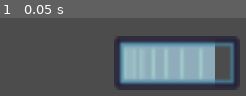
Above: before the commit, frame 1.
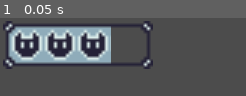
Above: after the commit, the same moment.

Repository: Travh98/GWJ_Jan2023_Heartless
Game: Godot game, scene res://ux/health_hud/health_hud.tscn
Two runs of this game, one before a commit and one after it. Both use one fixed random seed, a clock stepped at 60 frames per second and the inputs below. This scene is started directly instead of the project's main scene.
Inputs:
- Up to frame 1 (0.05 s): no input

The runs differ from the first frame. In frame 1, 54% of the frame differs, in the area x 1-98%, y 3-93%.
Error before the commit: Parse Error: Can't preload resource at path: res://globals/timestamp.gd (res://ux/health_hud/health_hud.gd:6)

Commit message:
health bar now stylised to theme and 2nd stats HUD

Diff:
--- /dev/null
+++ b/ux/general/timestamp.gd
@@ -0,0 +1,47 @@
+extends Node
+
+class timestamp:
+	var current_ticks
+	var start_ticks
+	var hour = 0
+	var minute = 0
+	var second = 0
+	var milli_second = 0
+
+	func _init(thour = 0, tminute = 0, tsecond = 0, tmilli = 0):
+		start_ticks = OS.get_ticks_msec()
+		hour = thour
+		minute = tminute
+		second = tsecond
+		milli_second = tmilli
+	func get_hour():
+		return hour
+	func get_minute():
+		return minute
+	func get_second():
+		return second
+	func get_millisecond():
+		return milli_second
+	func reset_time():
+		var timestamp1 = OS.get_datetime()
+		start_ticks = OS.get_ticks_msec()
+		current_ticks = start_ticks
+		#print("timestamp=", timestamp1)
+		hour = timestamp1.hour
+		minute = timestamp1.minute
+		second = timestamp1.second
+		milli_second = current_ticks % 1000
+	func update_time():
+		current_ticks = OS.get_ticks_msec()
+		var msecs_difference = current_ticks - start_ticks
+		if (msecs_difference > 0):
+			var timestamp_update = OS.get_datetime(current_ticks)
+			hour = timestamp_update.hour
+			minute = timestamp_update.minute
+			second = timestamp_update.second
+			milli_second = current_ticks % 1000
+	func subtract_ticks(timestampvalue):
+		if (timestampvalue != null):
+			return (current_ticks - timestampvalue.current_ticks)
+		else:
+			return -1
--- a/ux/health_hud/health_hud.gd
+++ b/ux/health_hud/health_hud.gd
@@ -3,7 +3,7 @@
 class HealthPanel:
 	extends Node2D
 	var test_mode : bool = false
-	var timestamp_class = preload("res://globals/timestamp.gd")
+	var timestamp_class = preload("res://ux/general/timestamp.gd")
 
 	var appInfoFontData : DynamicFontData
 	var charDisplayFont : DynamicFont
@@ -13,6 +13,7 @@
 	var panel_title : String
 	var title_text_color : Color
 	var title_height : int
+	var show_frame : bool
 	var frame_color1 : Color
 	var frame_color2 : Color
 	var frame_top_left : Vector2
@@ -74,18 +75,22 @@
 		charDisplayFont = DynamicFont.new()
 		charDisplayFont.size = title_height
 		charDisplayFont.font_data = appInfoFontData
-		#var sprite_position = Vector2(20, 18)
 		var title_offset = frame_top_left + Vector2(12, 4 + title_height)
 		assignFont("characterDisplay", charDisplayFont)
 		draw_text(title_offset, "characterDisplay", title_text_color, panel_title)
-		draw_border(frame_top_left, frame_top_left + frame_extent, frame_color1, frame_color2, frame_border_width - 2.0, 2.0)
+		if show_frame:
+			draw_border(frame_top_left, frame_top_left + frame_extent, frame_color1, frame_color2, frame_border_width - 2.0, 2.0)
 		#draw_sprite_image(null, portrait_image_resource, sprite_position)
 
+export (int) var health = 3 setget update_health
+export (int) var health_max = 3 setget set_health_max
+export (Vector2) var healthbar_offset = Vector2(1, 1)
 export (String) var title_font_resource
 export (String) var panel_title
 export (int) var title_height
 export (int) var frame_border_width = 5
 export (Color) var title_text_color
+export (bool) var show_frame
 export (Color) var frame_color1
 export (Color) var frame_color2
 export (Vector2) var frame_top_left
@@ -95,7 +100,43 @@
 
 var health_panel_instance : HealthPanel
 
+func set_health_max(max_value : int) -> void:
+	health_max = max_value
+
+func update_health(new_health : int) -> void:
+	health = new_health
+	if !health_bar:
+		return
+	if health > health_max:
+		health = health_max
+	health_bar.value = 0
+	if health_max == 2:
+		match health:
+			1:
+				health_bar.value = 48
+			2:
+				health_bar.value = 100
+	if health_max == 3:
+		match health:
+			1:
+				health_bar.value = 35
+			2:
+				health_bar.value = 62
+			3:
+				health_bar.value = 100
+	if health_max == 4:
+		match health:
+			1:
+				health_bar.value = 27
+			2:
+				health_bar.value = 48
+			3:
+				health_bar.value = 72
+			4:
+				health_bar.value = 100
+
 func _ready():
+	health_bar.rect_position = healthbar_offset
 	health_panel_instance = HealthPanel.new()
 	if (health_panel_instance != null):
 		add_child(health_panel_instance)
@@ -104,10 +145,20 @@
 	health_panel_instance.title_font_resource = title_font_resource
 	health_panel_instance.title_text_color = title_text_color
 	health_panel_instance.title_height = title_height
+	health_panel_instance.show_frame = show_frame
 	health_panel_instance.frame_color1 = frame_color1
 	health_panel_instance.frame_color2 = frame_color2
 	health_panel_instance.panel_title = panel_title
 	health_panel_instance.frame_top_left = frame_top_left
 	health_panel_instance.frame_extent = frame_extent
 	health_panel_instance.frame_border_width = frame_border_width
+	update_health(health)
+	if health_max == 2:
+		health_bar.rect_size = Vector2(28, 16)
+		health_bar.texture_under = load("res://assets/images/healthbar/pixel-hbar-drop-2H.png")
+		health_bar.texture_progress = load("res://assets/images/healthbar/pixel-hbar-progress-2H.png")
+	if health_max == 4:
+		health_bar.rect_size = Vector2(50, 16)
+		health_bar.texture_under = load("res://assets/images/healthbar/pixel-hbar-drop-4H.png")
+		health_bar.texture_progress = load("res://assets/images/healthbar/pixel-hbar-progress-4H.png")
 	set_process(true)
--- a/ux/health_hud/health_hud.tscn
+++ b/ux/health_hud/health_hud.tscn
@@ -1,28 +1,26 @@
-[gd_scene load_steps=5 format=2]
+[gd_scene load_steps=4 format=2]
 
 [ext_resource path="res://ux/health_hud/health_hud.gd" type="Script" id=1]
-[ext_resource path="res://assets/images/healthbar/ozbar_progress_progress.png" type="Texture" id=2]
-[ext_resource path="res://assets/images/healthbar/ozbar_progress_over.png" type="Texture" id=3]
-[ext_resource path="res://assets/images/healthbar/ozbar_progress_under.png" type="Texture" id=4]
+[ext_resource path="res://assets/images/healthbar/pixel-hbar-progress.png" type="Texture" id=2]
+[ext_resource path="res://assets/images/healthbar/pixel-hbar-drop.png" type="Texture" id=3]
 
 [node name="HealthHUD" type="Node2D"]
 script = ExtResource( 1 )
+health_max = 4
 title_font_resource = "res://assets/fonts/PixelAE-Regular.ttf"
-panel_title = "Mana"
-title_height = 8
+title_height = 6
 title_text_color = Color( 0.0156863, 0.0117647, 0.109804, 1 )
 frame_color1 = Color( 0.121569, 0.494118, 0.976471, 1 )
 frame_color2 = Color( 0.403922, 0.027451, 0.027451, 1 )
 frame_top_left = Vector2( 3, 3 )
-frame_extent = Vector2( 80, 64 )
+frame_extent = Vector2( 76, 24 )
 
 [node name="ProgressHealthbar" type="TextureProgress" parent="."]
 margin_left = 38.0
 margin_top = 6.0
-margin_right = 80.0
-margin_bottom = 24.0
-value = 80.0
-texture_under = ExtResource( 4 )
-texture_over = ExtResource( 3 )
+margin_right = 77.0
+margin_bottom = 22.0
+value = 100.0
+texture_under = ExtResource( 3 )
 texture_progress = ExtResource( 2 )
 nine_patch_stretch = true
--- a/ux/player_stats_hud/player_stats_hud.gd
+++ b/ux/player_stats_hud/player_stats_hud.gd
@@ -3,7 +3,7 @@
 class PlayerStatsFrame:
 	extends Node2D
 	var test_mode : bool = false
-	var timestamp_class = preload("res://globals/timestamp.gd")
+	var timestamp_class = preload("res://ux/general/timestamp.gd")
 	var nb_points = 48
 	var line_color = Color(0, 0, 0)
 	var imageFolder : String
@@ -17,6 +17,8 @@
 	var character_title : String
 	var title_text_color : Color
 	var title_height : int
+	var show_frame : bool
+	var show_portrait : bool
 	var frame_color : Color
 	var frame_top_left : Vector2
 	var frame_extent : Vector2
@@ -104,8 +106,10 @@
 			charDisplayFont.font_data = appInfoFontData
 			assignFont("characterDisplay", charDisplayFont)
 			draw_text(portrait_offset, "characterDisplay", title_text_color, character_title)
-			draw_border(frame_top_left, frame_top_left + frame_extent, frame_color, 2)
-			draw_sprite_image(null, portrait_image_resource, sprite_position)
+			if show_frame:
+				draw_border(frame_top_left, frame_top_left + frame_extent, frame_color, 2)
+			if show_portrait:
+				draw_sprite_image(null, portrait_image_resource, sprite_position)
 
 	func _ready():
 		set_process(true)
@@ -118,13 +122,17 @@
 export (String) var character_title
 export (int) var title_height
 export (Color) var title_text_color
+export (bool) var show_frame = false
+export (bool) var show_portrait = true
 export (Color) var frame_color
 export (Vector2) var frame_top_left
 export (Vector2) var frame_extent
 export (Vector2) var portrait_offset
 export (Dictionary) var player_stats
+export (Dictionary) var items_collected
 
 var player_hud : PlayerStatsFrame
+const items_placement : Dictionary = { "oil-can" : Vector2(4, 2), "shield" : Vector2(24, 2) }
 
 # Called when the node enters the scene tree for the first time.
 func _ready():
@@ -134,6 +142,8 @@
 		add_child(player_hud)
 	player_hud.portrait_image_resource = portrait_image_resource
 	player_hud.portrait_offset = portrait_offset
+	player_hud.show_frame = show_frame
+	player_hud.show_portrait = show_portrait
 	player_hud.title_font_resource = title_font_resource
 	player_hud.title_text_color = title_text_color
 	player_hud.title_height = title_height
--- a/ux/player_stats_hud/player_stats_hud.tscn
+++ b/ux/player_stats_hud/player_stats_hud.tscn
@@ -13,6 +13,10 @@
 frame_top_left = Vector2( 4, 4 )
 frame_extent = Vector2( 112, 82 )
 portrait_offset = Vector2( 36, 18 )
+items_collected = {
+"oil-can": Vector2( 120, 90 ),
+"shield": Vector2( 270, 165 )
+}
 
 [node name="SceneTimer" type="Timer" parent="."]
 wait_time = 0.1
Binary file added: assets/images/healthbar/pixel-hbar-drop-2H.png
Not shown, added: assets/images/healthbar/pixel-hbar-drop-2H.png.import
Binary file added: assets/images/healthbar/pixel-hbar-drop-4H.png
Not shown, added: assets/images/healthbar/pixel-hbar-drop-4H.png.import
Binary file added: assets/images/healthbar/pixel-hbar-drop.png
Not shown, added: assets/images/healthbar/pixel-hbar-drop.png.import
Binary file added: assets/images/healthbar/pixel-hbar-progress-2H.png
Not shown, added: assets/images/healthbar/pixel-hbar-progress-2H.png.import
Binary file added: assets/images/healthbar/pixel-hbar-progress-4H.png
Not shown, added: assets/images/healthbar/pixel-hbar-progress-4H.png.import
Binary file added: assets/images/healthbar/pixel-hbar-progress.png
Not shown, added: assets/images/healthbar/pixel-hbar-progress.png.import
